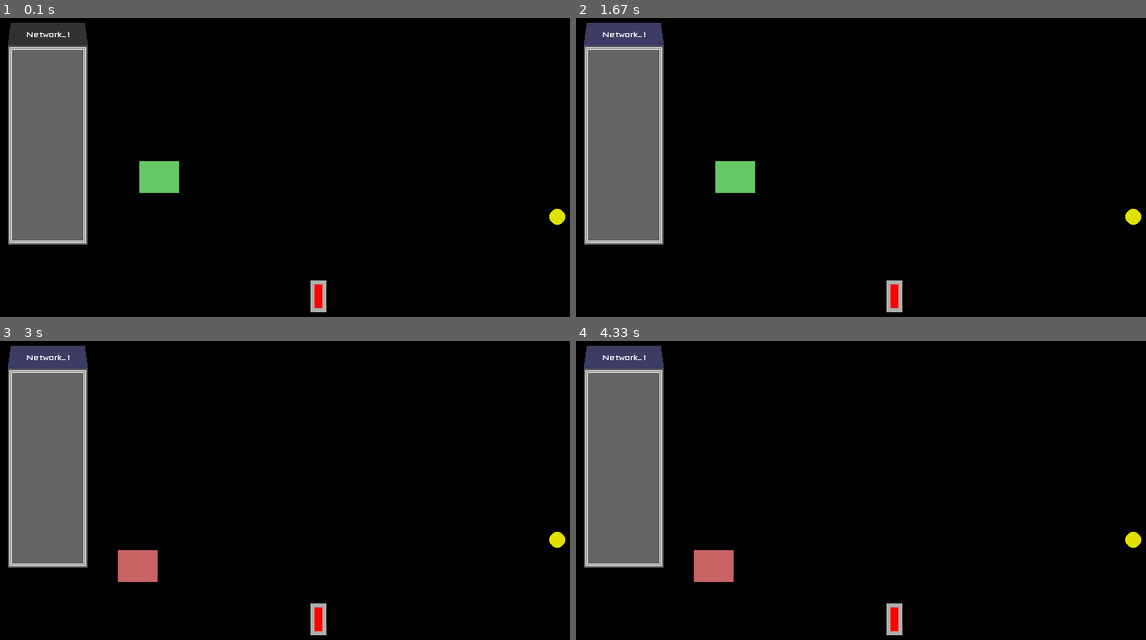
Above: before the commit, frames 1-4 (two rows, left to right).
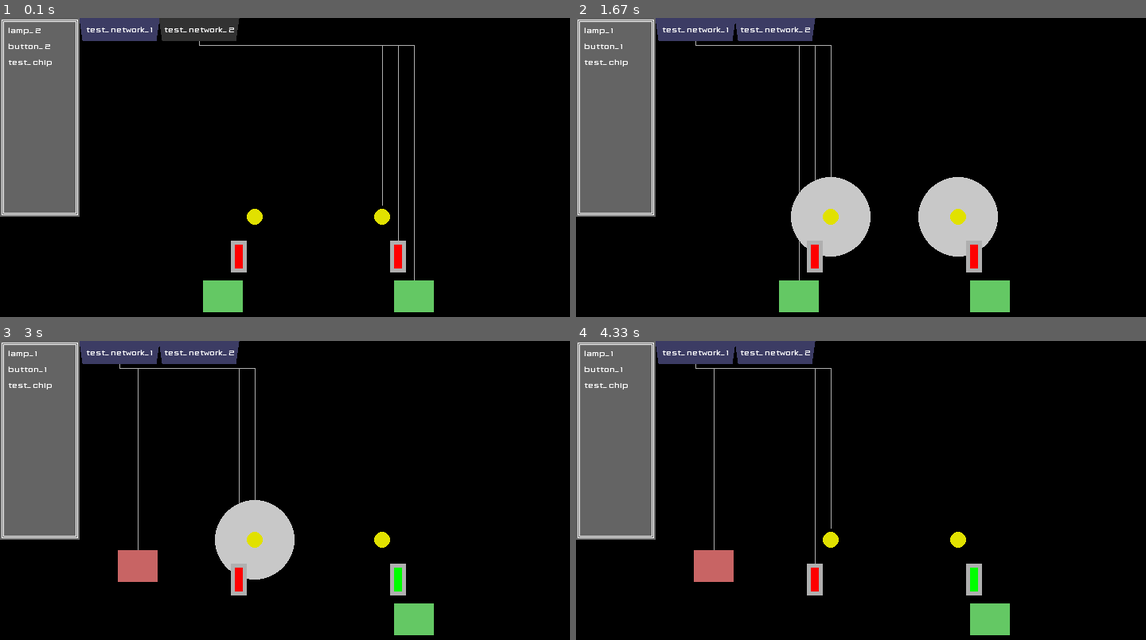
Above: after the commit, the same moments.

Repository: Sulles/YOLOL_Simulator
Game: pygame game, started from Simulator/main.py
Same seed, same stepped clock (60 frames per second), same inputs: the game is played once before the commit and once after it.
Inputs (mouse positions are in pixels of both pictures, inside the frame that each line leads up to):
- Up to frame 1 (0.1 s): no input
- Up to frame 2 (1.67 s): click (815, 257) at 0.38 s, where only the run after the commit has a clickable "test_network_1"; click (695, 29) at 0.72 s, where only the run after the commit has a clickable "test_network_1"; press the mouse at (957, 215) at 1.03 s; move the mouse to (929, 146) at 1.13 s; release the mouse at (900, 74) at 1.27 s; press the mouse at (975, 257) at 1.37 s; move the mouse to (912, 245) at 1.47 s; release the mouse at (855, 236) at 1.6 s
- Up to frame 3 (3 s): press the mouse at (399, 580) at 1.7 s; move the mouse to (347, 556) at 1.8 s; release the mouse at (302, 535) at 1.93 s; press the mouse at (119, 352) at 2.03 s; move the mouse to (142, 520) at 2.13 s; release the mouse at (outside the picture) at 2.27 s; right-click (136, 565) at 2.38 s; press the mouse at (136, 565) at 2.7 s; move the mouse to (256, 586) at 2.8 s; release the mouse at (370, 607) at 2.93 s
- Up to frame 4 (4.33 s): press the mouse at (712, 565) at 3.03 s; move the mouse to (747, 601) at 3.13 s; release the mouse at (775, 637) at 3.27 s; press the mouse at (712, 565) at 3.37 s; move the mouse to (792, 484) at 3.47 s; release the mouse at (866, 406) at 3.6 s; press the mouse at (695, 352) at 3.7 s; move the mouse to (895, 475) at 3.8 s; release the mouse at (1094, 601) at 3.93 s; press the mouse at (832, 538) at 4.03 s; move the mouse to (826, 568) at 4.13 s; release the mouse at (821, 595) at 4.27 s

The runs differ from the first frame. In frame 1, 11% of the frame differs, in the area x 0-100%, y 0-99%; in frame 2, 16%; in frame 3, 12%; in frame 4, 9.1%.

Commit message:
Network GUI ready for 0.1 release

Diff:
--- a/Simulator/GUI.py
+++ b/Simulator/GUI.py
@@ -7,15 +7,15 @@
 === DESCRIPTION ===
 This class houses the GUI
 """
-import pygame.draw
-import pygame.font
+from copy import copy
+
 # noinspection PyUnresolvedReferences
 from Classes.map import obj_map
 # noinspection PyUnresolvedReferences
 from Classes.pygame_obj import PygameObj
 # noinspection PyUnresolvedReferences
 from OptionScreen import ListObj
-from pygame import Rect
+from pygame import Rect, draw as pygame_draw, font as pygame_font
 # noinspection PyUnresolvedReferences
 from src.constants import colors
 
@@ -76,10 +76,10 @@
         self.is_active = False
         width = 100
         height = 28
-        point_list = [[int(4 - width / 2), int(-height / 2)],
-                      [int(width / 2 - 4), int(-height / 2)],
-                      [int(width / 2), int(height / 2)],
-                      [int(-width / 2), int(height / 2)]]
+        point_list = [[int(-width / 2), int(-height / 2)],
+                      [int(width / 2), int(-height / 2)],
+                      [int(width / 2 - 4), int(height / 2)],
+                      [int(4 - width / 2), int(height / 2)]]
         PygameObj.__init__(self, center, width, height, [colors['NAVYBLUE'], colors['DARKGRAY']],
                            [{'type': 'point_list',
                              'point_list': point_list,
@@ -95,10 +95,12 @@
     def activate(self):
         print('Activating {}'.format(self.name))
         self.is_active = True
+        return copy(self.name)
 
     def deactivate(self):
         print('Deactivating {}'.format(self.name))
         self.is_active = False
+        return None
 
 
 class TabList:
@@ -112,11 +114,16 @@
         self.tab_names.append(name)
         center = self.calculate_center(self.tab_names.index(name))
         self.tabs.append(TabObj(name, center, self.font))
+        for tab in self.tabs:
+            tab.deactivate()
         return self.tabs[-1].activate()
+
+    def get_tab_center(self, index):
+        return copy(self.tabs[index].center)
 
     @staticmethod
     def calculate_center(index):
-        return [int(60 + 100 * index), int(20)]
+        return [int(150 + 100 * index), int(14)]
 
     def remove_tab(self, name):
         index = self.tab_names.index(name)
@@ -128,7 +135,7 @@
         self.tabs = list()
         if len(self.tab_names) > 0:
             for name in self.tab_names:
-                return self.add_tab(name)
+                return copy(self.add_tab(name))
 
     def draw(self, surface):
         for tab in self.tabs:
@@ -139,12 +146,16 @@
             for tab in self.tabs:
                 tab.handle_mouse_hover(mouse_pos)
         elif action_type == 'LEFT_MOUSE_DOWN':
+            print('Got left click. How many tabs?: {0} should match {1}'.format(len(self.tabs), self.tab_names))
+            activated_tab_name = None
             for tab in self.tabs:
+                print('Checking {}'.format(self.tab_names[self.tabs.index(tab)]))
                 if tab.in_hit_box(mouse_pos):
                     tab.activate()
-                    return tab.name
+                    activated_tab_name = copy(tab.name)
                 else:
                     tab.deactivate()
+            return activated_tab_name
         return None
 
 
@@ -155,17 +166,18 @@
                        int(display_settings['height'] / 2)]
 
         # SETTING UP FONT
-        self.small_font = pygame.font.Font('src/Cubellan.ttf', 8)
-        self.basic_font = pygame.font.Font('src/Cubellan.ttf', 12)
-        self.large_font = pygame.font.Font('src/Cubellan.ttf', 18)
+        self.small_font = pygame_font.Font('src/Cubellan.ttf', 8)
+        self.basic_font = pygame_font.Font('src/Cubellan.ttf', 12)
+        self.large_font = pygame_font.Font('src/Cubellan.ttf', 18)
 
         # SETTING UP NETWORK BARS
         self.tab_list = TabList(self.basic_font)
         self.current_tab = None
-        self.network_names = []
+        self.network_names = list()
+        self.networks = list()
 
         # SETTING UP NETWORK SPECIFIC INFO
-        self.position = [10, 35]
+        self.position = [0, 0]
         self.width = 100
         self.height = int(display_settings['height'] / 2)
         self.color = (100, 100, 100)
@@ -184,10 +196,12 @@
                                                    width=100, height=30, x_offset=-300, y_offset=-100)
         # TODO: add something for modify_attributes and instantiate_network to option_obj_map
 
-    def add_network(self, name, network):
-        print('Adding network "{}"'.format(name))
-        self.current_tab = self.tab_list.add_tab(name)
-        self.network_names.append(name)
+    def add_network(self, network):
+        print('Adding network "{}"'.format(network.name))
+        self.current_tab = self.tab_list.add_tab(network.name)
+        self.network_names.append(network.name)
+        self.networks.append(network)
+        return self.network_names.index(network.name)
 
     def remove_network(self, name):
         print('Removing network "{}"'.format(name))
@@ -212,9 +226,27 @@
 
     def draw(self, surface):
         for x in range(len(self.net_info)):
-            pygame.draw.rect(surface, self.net_color_map[x], self.net_info[x], self.net_width_map[x])
-        # TODO: display info from each object in a network!
+            pygame_draw.rect(surface, self.net_color_map[x], self.net_info[x], self.net_width_map[x])
+        if self.current_tab is not None:
+            self.draw_network_info(self.networks[self.network_names.index(self.current_tab)], surface)
         self.tab_list.draw(surface)
+
+    def draw_network_info(self, network, surface):
+        topleft = [10, 10]
+        first_point = list(self.tab_list.get_tab_center(self.networks.index(network)))
+        second_point = [first_point[0], first_point[1] + 20]
+        for obj in network.objects:
+            # Display obj name on top-left
+            text_render = self.basic_font.render(obj.name, True, (255, 255, 255))
+            text_rect = text_render.get_rect()
+            text_rect.topleft = topleft
+            surface.blit(text_render, text_rect)
+            topleft = [topleft[0], topleft[1] + 20]
+            # Show network connection
+            third_point = [obj.center[0], second_point[1]]
+            fourth_point = [obj.center[0], int(obj.center[1] - obj.height / 2)]
+            pygame_draw.lines(surface, colors['LIGHTGRAY'], False,
+                              [first_point, second_point, third_point, fourth_point])
 
     def handle_action(self, action_type, mouse_pos=None):
         if action_type == 'ESCAPE':
@@ -229,7 +261,7 @@
                 if response is not None:
                     print('Changed active tab to: "{}"'.format(response))
                     self.current_tab = response
-                    return True
+                    return dict(type='active_tab', active_tab_index=self.network_names.index(response))
             else:
                 self.tab_list.handle_action(action_type, mouse_pos)
             return None
--- a/Simulator/OptionScreen.py
+++ b/Simulator/OptionScreen.py
@@ -203,7 +203,7 @@
         # EDIT NETWORK OPTIONS
         elif self.selected_key == 'Create a new network':
             print('You want to create a new network! Cool!')
-            return dict(type='add network')
+            return dict(type='add_network')
 
         else:
             print('what even is the selected key?: {}'.format(self.selected_key))
--- a/Simulator/main.py
+++ b/Simulator/main.py
@@ -48,24 +48,35 @@
     selected_network = 0
     all_networks = []
     network_settings = {'Lamp':
-                            {'name': 'lamp_name',
+                            {'name': 'lamp_1',
                              'state': 1,
-                             'center': [DISPLAY['width'] - 100, DISPLAY['height'] / 2]},
+                             'center': [DISPLAY['width'] / 2 - 80, DISPLAY['height'] / 2]},
                         'Button0':
-                            {'name': 'butt_name',
+                            {'name': 'button_1',
                              'state': 0,
-                             'center': [DISPLAY['width'] / 2, DISPLAY['height'] / 2 + 100],
+                             'center': [DISPLAY['width'] / 2 - 100, DISPLAY['height'] / 2 + 50],
                              'color_map': [colors['RED'], colors['GREEN']]},
                         'Chip':
                             {'name': 'test_chip',
-                             'center': [200, 200]}
+                             'center': [DISPLAY['width'] / 2 - 120, DISPLAY['height'] / 2 + 100]}
                         }
-    all_networks.append(Network('test_network', network_settings))
-    # TODO: add another network to gui and verify network tabs work as expected
-    num = 0
+    all_networks.append(Network('test_network_1', network_settings))
+    network_settings = {'Lamp':
+                            {'name': 'lamp_2',
+                             'state': 1,
+                             'center': [DISPLAY['width'] / 2 + 80, DISPLAY['height'] / 2]},
+                        'Button0':
+                            {'name': 'button_2',
+                             'state': 0,
+                             'center': [DISPLAY['width'] / 2 + 100, DISPLAY['height'] / 2 + 50],
+                             'color_map': [colors['RED'], colors['GREEN']]},
+                        'Chip':
+                            {'name': 'test_chip',
+                             'center': [DISPLAY['width'] / 2 + 120, DISPLAY['height'] / 2 + 100]}
+                        }
+    all_networks.append(Network('test_network_2', network_settings))
     for network in all_networks:
-        num += 1
-        gui.add_network('Network_' + str(num), network)
+        selected_network = gui.add_network(network)
 
     print("Initialization complete, running playground...")
 
@@ -127,16 +138,18 @@
                     # not option screen, interact with all objects as normal
                     else:
                         print('Left click found: {}'.format(event.pos))
-                        if gui.handle_action('LEFT_MOUSE_DOWN', event.pos) is None:
+                        response = gui.handle_action('LEFT_MOUSE_DOWN', event.pos)
+                        if response is None:
                             for network in all_networks:
                                 network.handle_action('LEFT_MOUSE_DOWN', event.pos)
+                        elif response['type'] == 'active_tab':
+                            selected_network = response['active_tab_index']
 
             # MOUSE BUTTON UP
             elif event.type == MOUSEBUTTONUP:
                 # RIGHT CLICK
                 if event.button == 3:
                     if not option_screen.is_active and not gui.creating_network:
-                        print('Right mouse up found?')
                         selected_obj = None
                 # LEFT CLICK
                 if event.button == 1:
@@ -159,10 +172,10 @@
             option_screen.draw(surface)
         else:
             gui.handle_action('MOUSE_HOVER', pygame.mouse.get_pos())
+            gui.draw(surface)
             for network in all_networks:
                 network.step()
                 network.draw(surface)
-            gui.draw(surface)
 
         pygame.display.update()
         FPS_CLOCK.tick(FPS)
Not shown, changed: README.md
